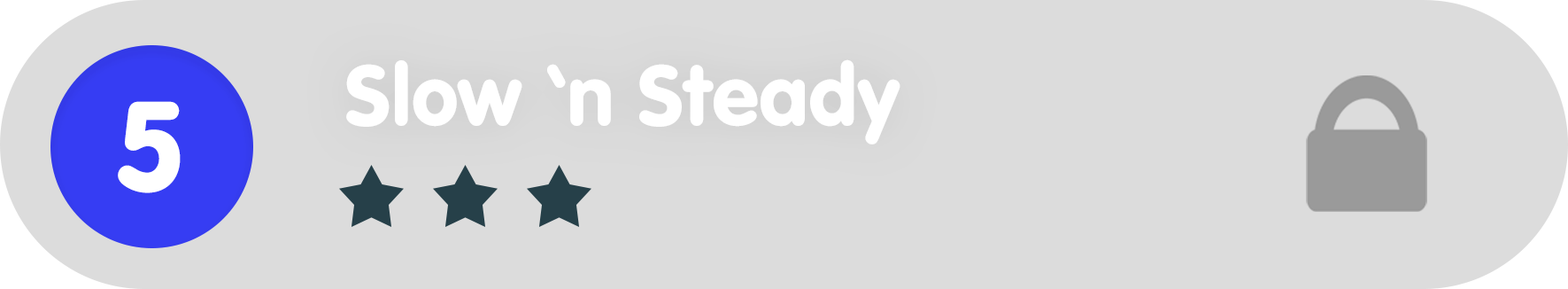
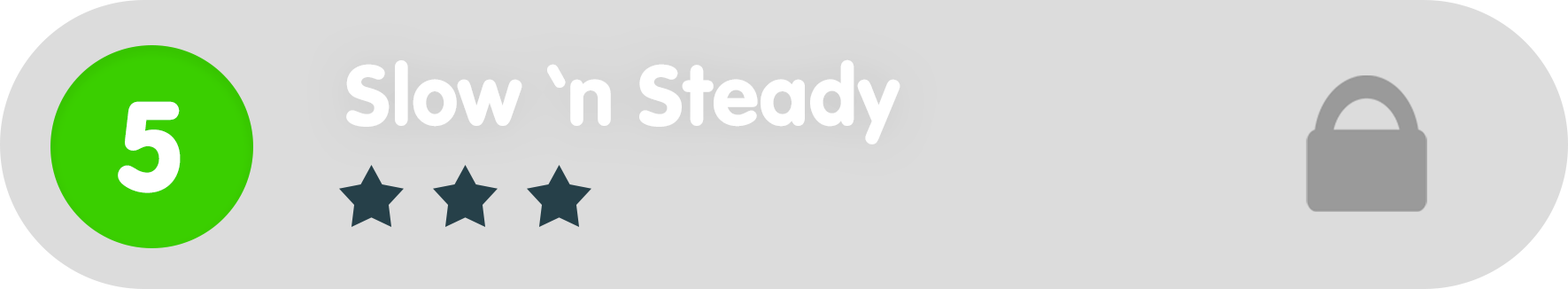
Layered file, before and after one edit (1568 x 289). Changes by layer:
painted on "Ellipse_green" over [50,45,254,248]
